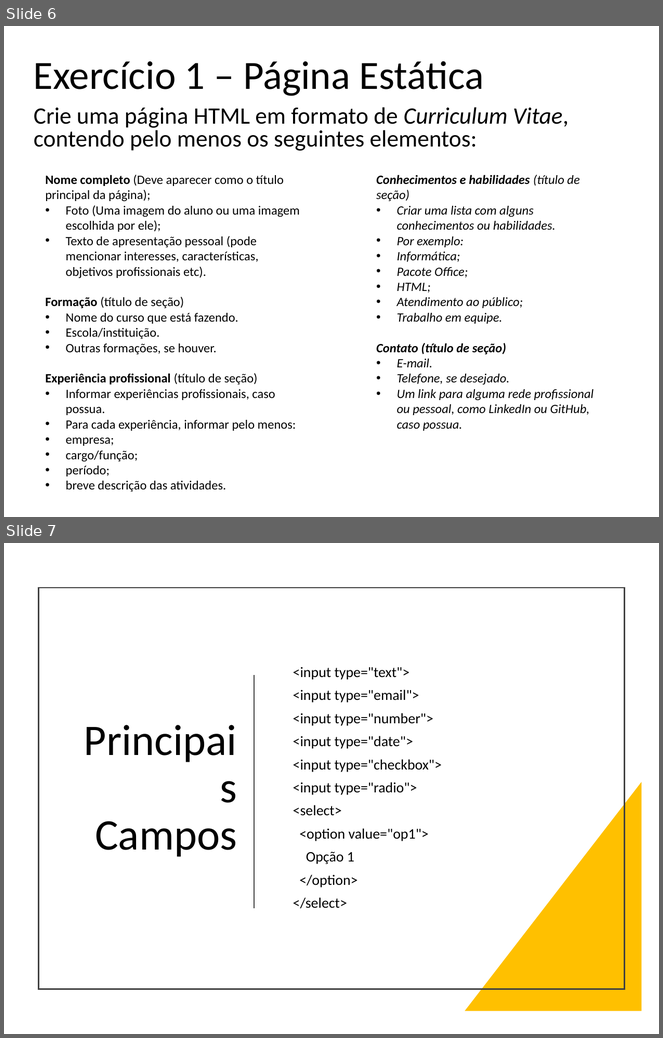
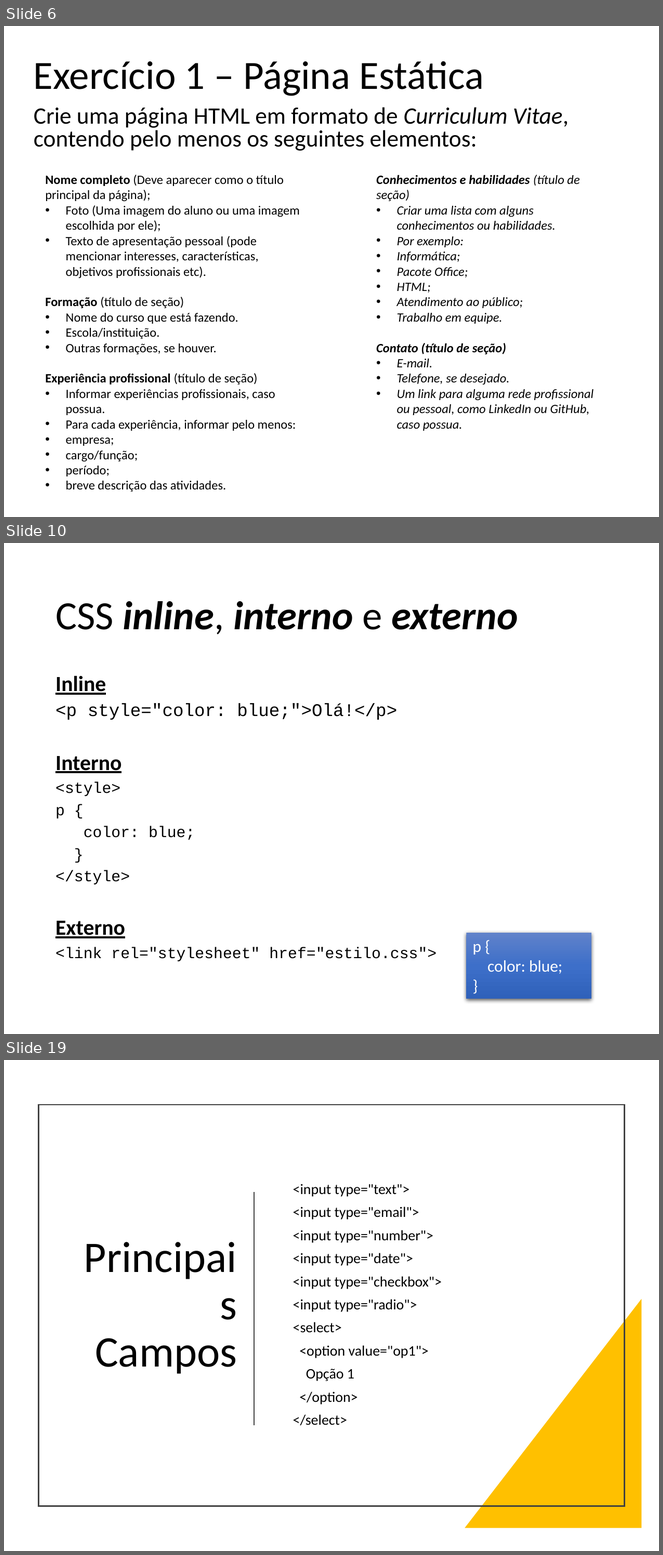
Before and after one commit to thiagospin/APLICWEBI, a slide deck: slides/HTML e CSS.pptx. Shown one above the other, each under a label of ours: slides 6 and 7 before the commit, slides 6, 10 and 19 after it; the slides between them are not shown. The pictures are 663x1038 and 663x1555 pixels, drawn with LibreOffice and Linux fonts; fonts in the diff are those of the drawing. Boxes give left, top, right and bottom in pixels: in the first picture for what was removed or moved away, otherwise in the second. Text is boxed around its words. In the diff, an @@ line names an element or a change of style, - is before the commit and + after.

```diff
--- a/slides/HTML e CSS.pptx
+++ b/slides/HTML e CSS.pptx
@@ slide 10 added at [4,543,659,1034], background #FFFFFF @@
@@ title added at [55,601,518,635], 44 pt, text #000000, bold, italic @@
+CSS inline, interno e externo
@@ text added at [55,676,437,962], 17 pt, text #000000 @@
+Inline
+<p style="color: blue;">Olá!</p>
+Interno
+<style>
+p {
+color: blue;
+}
+</style>
+Externo
+<link rel="stylesheet" href="estilo.css">
@@ rectangle added at [467,933,592,999], fill gradient #6183CB to #3E70CA to #3062BB, 18 pt, text #FFFFFF @@
+p {
+color: blue;
+}
@@ what was slide 7 is now slide 19 @@
```
Also in this commit, not shown: 1 slide changed, 11 other slides added, 2 other files.
